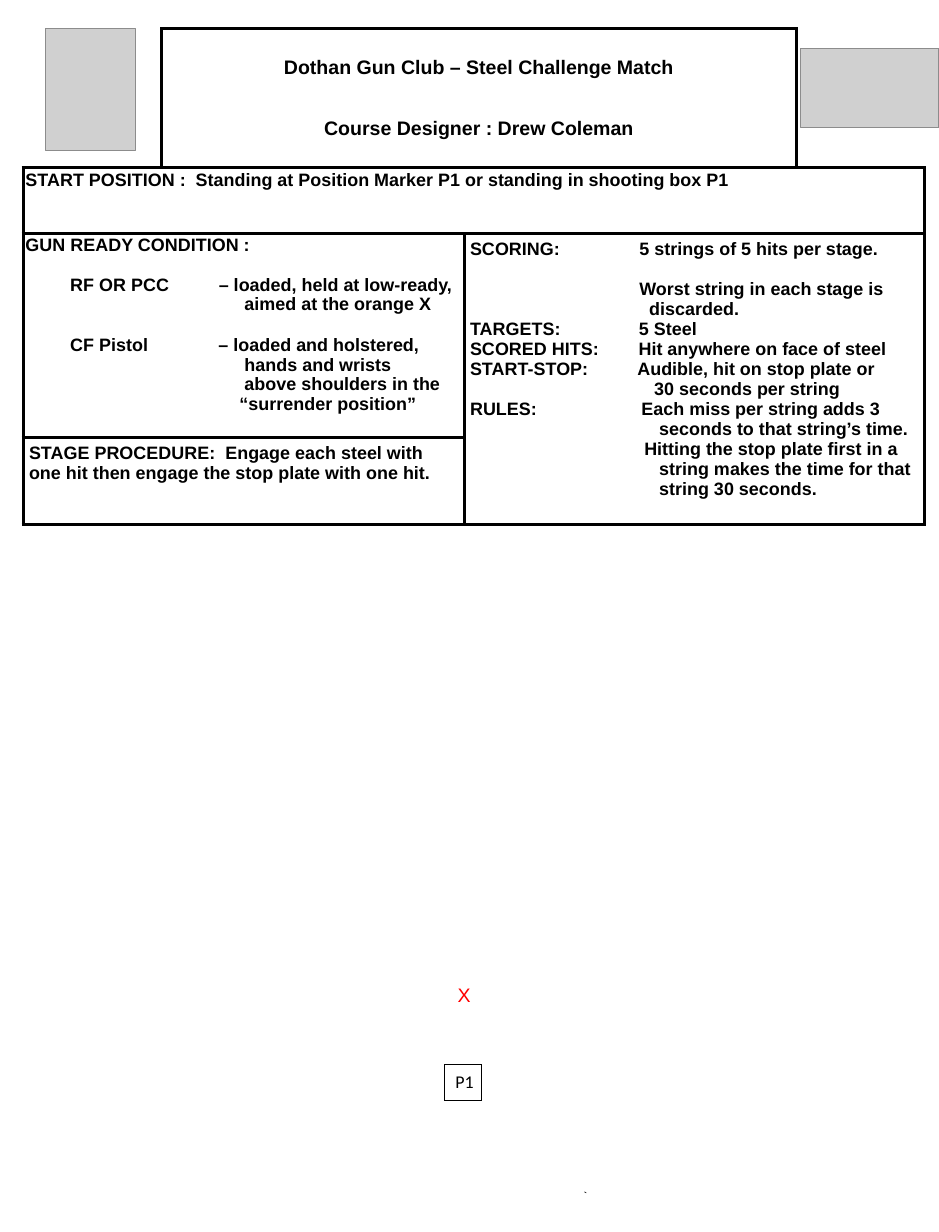
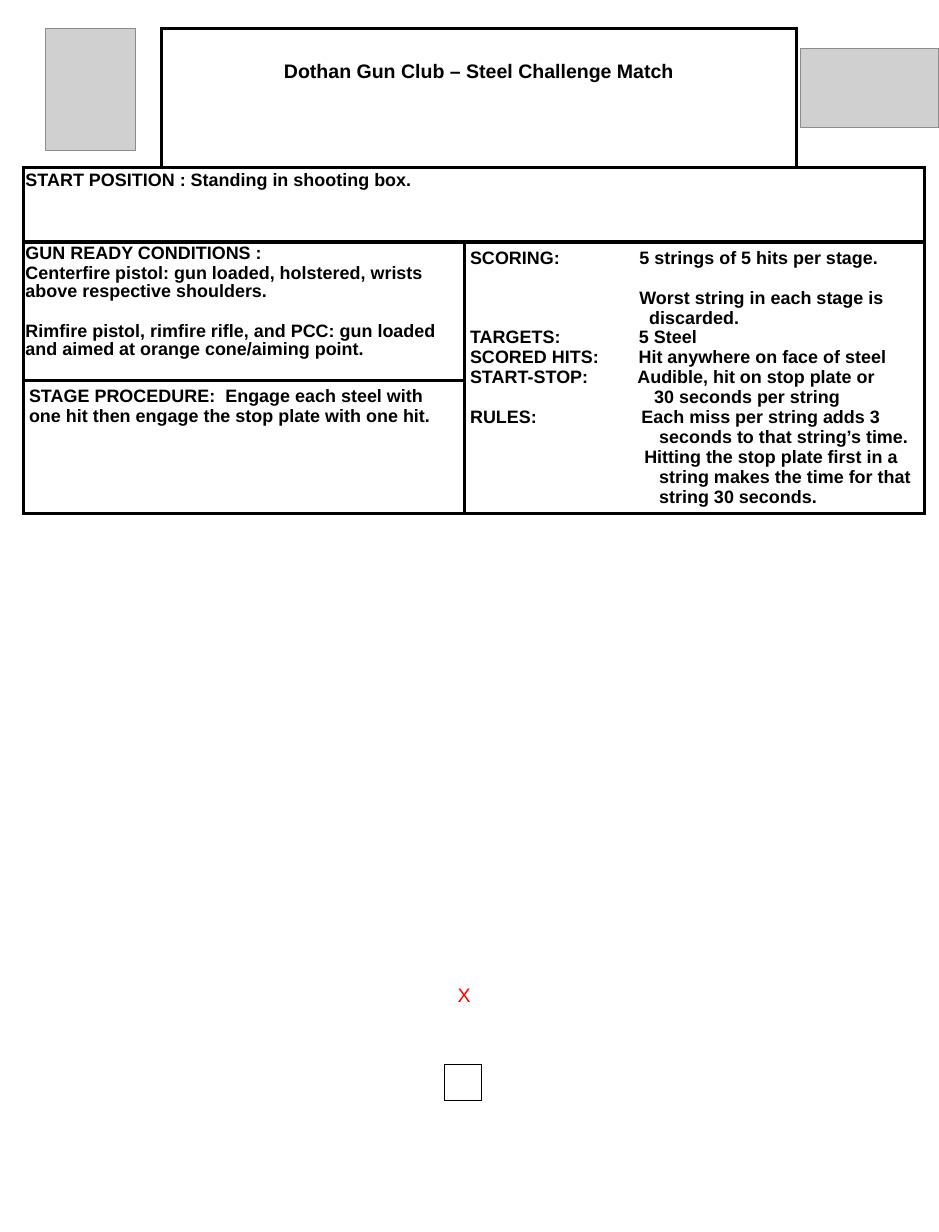
Before and after one commit to bagellord/USPSA-Stages, a slide deck: slide 1 of Steel Challenge/Outlaw Stage Template.pptx. Drawn at 939x1232 pixels with LibreOffice and Linux fonts; fonts in the diff are those of the drawing; grey boxes stand for pictures. Boxes give left, top, right and bottom in pixels: in the first picture for what was removed or moved away, otherwise in the second. Text is boxed around its words. In the diff, an @@ line names an element or a change of style, - is before the commit and + after.

Commit message:
Got the steel challenge briefings set up

```diff
--- a/Steel Challenge/Outlaw Stage Template.pptx
+++ b/Steel Challenge/Outlaw Stage Template.pptx
@@ table at box(23, 28, 926, 511) @@
-row 1, column 2: Dothan Gun Club – Steel Challenge Match / Course Designer : Drew Coleman
+row 1, column 2: Dothan Gun Club – Steel Challenge Match
-row 2, column 1: START POSITION : Standing at Position Marker P1 or standing in shooting box P1
+row 2, column 1: START POSITION : Standing in shooting box.
-row 3, column 1: GUN READY CONDITION : / RF OR PCC – loaded, held at low-ready, / aimed at the orange X / CF Pistol – loaded and holstered, / hands and wrists / above shoulders in the / “surrender position”
+row 3, column 1: GUN READY CONDITIONS : / Centerfire pistol: gun loaded, holstered, wrists above respective shoulders. / Rimfire pistol, rimfire rifle, and PCC: gun loaded and aimed at orange cone/aiming point.
@@ rectangle: place and size @@
-rectangle at box(455, 1076, 473, 1088)
+rectangle at box(450, 1068, 480, 1099)
@@ text in rectangle at box(455, 1076, 473, 1088): text removed @@
-P1
```
Also in this commit, not shown: 58 other files.
